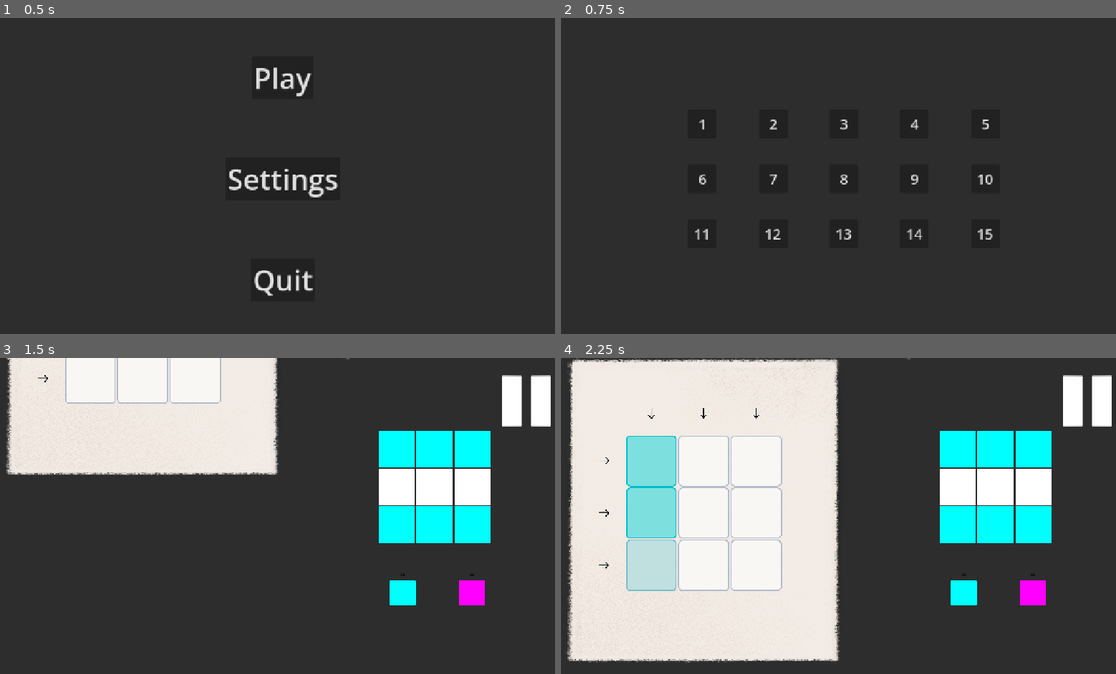
Above: before the commit, frames 1-4 (two rows, left to right).
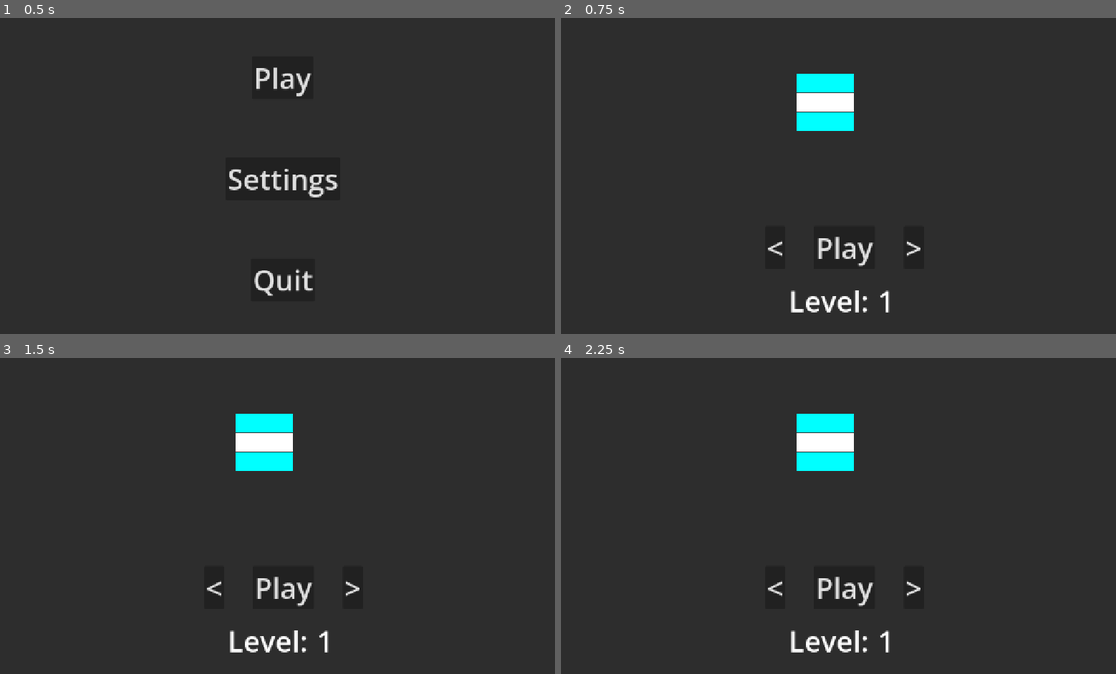
Above: after the commit, the same moments.

Repository: kaminaryu/printing-game
Game: Godot game, scene res://Scenes/main_menu.tscn
The game is run twice, just before and just after one commit, with the same random seed, the same clock (stepped at 60 frames per second) and the same inputs.
Inputs (mouse positions are in pixels of both pictures, inside the frame that each line leads up to):
- Up to frame 1 (0.5 s): no input
- Up to frame 2 (0.75 s): click "Play" at 0.5 s
- Up to frame 3 (1.5 s): click (138, 465) at 1.25 s, where only the run before the commit has a clickable "1"
- Up to frame 4 (2.25 s): click (649, 392) at 2.02 s

Frame 1 is identical in both runs. In frame 2, 3.2% of the frame differs, in the area x 24-78%, y 17-94%; in frame 3, 28%; in frame 4, 56%, in the area x 0-100%, y 0-97%.

Commit message:
Feat: Auto generating level selector

Diff:
--- a/Autoloads/game_master.gd
+++ b/Autoloads/game_master.gd
@@ -1,3 +1,15 @@
 extends Node
 
+signal level_increased
+signal level_decreased
+
 var current_level_num: int = 1
+
+
+func increase_level() -> void :
+	current_level_num += 1
+	level_increased.emit()
+
+func decrease_level() -> void :
+	current_level_num -= 1
+	level_decreased.emit()
--- a/Resources/Levels/24.tres
+++ b/Resources/Levels/24.tres
@@ -1,6 +1,6 @@
-[gd_resource type="Resource" script_class="LevelData" format=3]
+[gd_resource type="Resource" script_class="LevelData" format=3 uid="uid://bsrn5yxtugxl4"]
 
-[ext_resource type="Script" path="res://Resources/level_data.gd" id="1_8c6e1"]
+[ext_resource type="Script" uid="uid://cioivj6k56epn" path="res://Resources/level_data.gd" id="1_8c6e1"]
 
 [resource]
 script = ExtResource("1_8c6e1")
--- /dev/null
+++ b/Scenes/LevelSelector/level_card.gd
@@ -0,0 +1,21 @@
+extends Control
+
+
+func init(level: LevelData) -> void :
+	$LevelThumbnail.update_preview(level)
+
+
+func _process(_delta: float) -> void :
+	$LevelLabel/LevelNum.text = str(GameMaster.current_level_num)
+
+
+func _on_previous_button_down() -> void:
+	GameMaster.decrease_level()
+
+
+func _on_play_button_down() -> void:
+	get_tree().change_scene_to_file("res://Scenes/main.tscn")
+
+
+func _on_next_button_down() -> void:
+	GameMaster.increase_level()
--- /dev/null
+++ b/Scenes/LevelSelector/level_card.tscn
@@ -0,0 +1,83 @@
+[gd_scene format=3 uid="uid://nvik6vji2nic"]
+
+[ext_resource type="Script" uid="uid://d0kljlg57w2c4" path="res://Scenes/LevelSelector/level_card.gd" id="1_xuvr3"]
+[ext_resource type="Script" uid="uid://dpdmq8bttnua2" path="res://Scenes/LevelSelector/level_thumbnail.gd" id="2_vga0f"]
+
+[node name="LevelCard" type="Control" unique_id=1895999053]
+layout_mode = 3
+anchors_preset = 15
+anchor_right = 1.0
+anchor_bottom = 1.0
+offset_left = 1.0
+offset_right = 1.0
+grow_horizontal = 2
+grow_vertical = 2
+script = ExtResource("1_xuvr3")
+
+[node name="LevelThumbnail" type="Control" parent="." unique_id=92288196]
+anchors_preset = 0
+offset_left = 535.0
+offset_top = 125.0
+offset_right = 575.0
+offset_bottom = 165.0
+script = ExtResource("2_vga0f")
+
+[node name="Controller" type="HBoxContainer" parent="." unique_id=490664358]
+layout_mode = 1
+anchors_preset = 7
+anchor_left = 0.5
+anchor_top = 1.0
+anchor_right = 0.5
+anchor_bottom = 1.0
+offset_left = -177.0
+offset_top = -254.0
+offset_right = 178.0
+offset_bottom = -158.0
+grow_horizontal = 2
+grow_vertical = 0
+theme_override_constants/separation = 64
+alignment = 1
+
+[node name="Previous" type="Button" parent="Controller" unique_id=2041752064]
+layout_mode = 2
+theme_override_font_sizes/font_size = 64
+text = "<"
+
+[node name="Play" type="Button" parent="Controller" unique_id=314003043]
+layout_mode = 2
+theme_override_font_sizes/font_size = 64
+text = "Play
+"
+
+[node name="Next" type="Button" parent="Controller" unique_id=2004519691]
+layout_mode = 2
+theme_override_font_sizes/font_size = 64
+text = ">"
+
+[node name="LevelLabel" type="HBoxContainer" parent="." unique_id=586040426]
+layout_mode = 1
+anchors_preset = 7
+anchor_left = 0.5
+anchor_top = 1.0
+anchor_right = 0.5
+anchor_bottom = 1.0
+offset_left = -124.0
+offset_top = -131.0
+offset_right = 125.0
+offset_bottom = -43.0
+grow_horizontal = 2
+grow_vertical = 0
+
+[node name="Label" type="Label" parent="LevelLabel" unique_id=1391392793]
+layout_mode = 2
+theme_override_font_sizes/font_size = 64
+text = "Level: "
+
+[node name="LevelNum" type="Label" parent="LevelLabel" unique_id=1107807103]
+layout_mode = 2
+theme_override_font_sizes/font_size = 64
+text = "N"
+
+[connection signal="button_down" from="Controller/Previous" to="." method="_on_previous_button_down"]
+[connection signal="button_down" from="Controller/Play" to="." method="_on_play_button_down"]
+[connection signal="button_down" from="Controller/Next" to="." method="_on_next_button_down"]
--- /dev/null
+++ b/Scenes/LevelSelector/level_selector.gd
@@ -0,0 +1,34 @@
+extends Control
+
+@onready var level_card_scene = preload("res://Scenes/LevelSelector/level_card.tscn")
+
+
+func _ready() -> void :
+	_display_card()
+	GameMaster.level_increased.connect(_display_card)
+	GameMaster.level_decreased.connect(_display_card)
+
+
+func _display_card() -> void :
+	var level_card: Node = level_card_scene.instantiate()
+	var level: LevelData = _load_level_by_number(GameMaster.current_level_num)
+
+	if (level == null) :
+		printerr("Level doesnt exist mf")
+		return
+
+	level_card.init(level)
+	add_child(level_card)
+
+
+
+func _load_level_by_number(level_num: int) :
+	var path: String = "res://Resources/Levels/%d.tres" % level_num
+
+	if ResourceLoader.exists(path):
+		var loaded_resource = load(path) as LevelData
+		if loaded_resource:
+
+			return loaded_resource
+
+	return null
--- a/Scenes/LevelSelector/level_selector.tscn
+++ b/Scenes/LevelSelector/level_selector.tscn
@@ -1,5 +1,6 @@
 [gd_scene format=3 uid="uid://birsay0pvysyg"]
 
+[ext_resource type="Script" uid="uid://crojpid3whlh0" path="res://Scenes/LevelSelector/level_selector.gd" id="1_jabjh"]
 [ext_resource type="PackedScene" uid="uid://bayck00lurmbm" path="res://Scenes/LevelSelector/level_tile.tscn" id="1_qejn8"]
 
 [node name="LevelSelector" type="Control" unique_id=2136194899]
@@ -9,8 +10,10 @@
 anchor_bottom = 1.0
 grow_horizontal = 2
 grow_vertical = 2
+script = ExtResource("1_jabjh")
 
 [node name="GridContainer" type="GridContainer" parent="." unique_id=305377563]
+visible = false
 layout_mode = 1
 anchors_preset = 8
 anchor_left = 0.5
@@ -29,7 +32,6 @@
 
 [node name="Level" parent="GridContainer" unique_id=430807059 instance=ExtResource("1_qejn8")]
 layout_mode = 2
-text = "1"
 
 [node name="Level2" parent="GridContainer" unique_id=646816040 instance=ExtResource("1_qejn8")]
 layout_mode = 2
--- /dev/null
+++ b/Scenes/LevelSelector/level_thumbnail.gd
@@ -0,0 +1,44 @@
+extends Control
+
+@export var max_boundary_size: float = 128.0
+
+@export var cell_gap: float = 1.0
+
+func update_preview(level_data: LevelData) -> void:
+	for child in get_children():
+		child.queue_free()
+
+	var grid_x: int = level_data.grid_size.x
+	var grid_y: int = level_data.grid_size.y
+
+	var max_dimension: int = max(grid_x, grid_y)
+
+	var total_gap_space: float = cell_gap * (max_dimension - 1)
+
+	var calculated_block_size: float = (max_boundary_size - total_gap_space) / max_dimension
+	var pixel_size: Vector2 = Vector2(calculated_block_size, calculated_block_size)
+
+	var total_grid_width: float = (grid_x * calculated_block_size) + ((grid_x - 1) * cell_gap)
+	var total_grid_height: float = (grid_y * calculated_block_size) + ((grid_y - 1) * cell_gap)
+	var offset: Vector2 = Vector2(
+		(max_boundary_size - total_grid_width) / 2.0,
+		(max_boundary_size - total_grid_height) / 2.0
+	)
+
+	var grid_2d: Array = level_data.get_target_grid_2d()
+
+	for row in range(grid_y):
+		for col in range(grid_x):
+			var pixel: ColorRect = ColorRect.new()
+
+			pixel.size = pixel_size
+
+			var pos_x: float = offset.x + (col * (calculated_block_size + cell_gap))
+			var pos_y: float = offset.y + (row * (calculated_block_size + cell_gap))
+			pixel.position = Vector2(pos_x, pos_y)
+
+			var target_key: String = grid_2d[col][row]
+			var hex: String = ColorManager.COLOR_GLOSSARY.get(target_key, "#676767")
+			pixel.color = Color.from_string(hex, Color.PURPLE)
+
+			add_child(pixel)
--- a/Scenes/LevelSelector/level_tile.gd
+++ b/Scenes/LevelSelector/level_tile.gd
@@ -5,3 +5,32 @@
 func _on_button_down() -> void:
 	GameMaster.current_level_num = int(text)
 	get_tree().change_scene_to_file("res://Scenes/main.tscn")
+
+
+func _ready() -> void:
+	const FOLDER_PATH: String = "res://Resources/Levels"
+	const EXTENSTION: String = ".tres"
+
+	var file_count: int = 0
+	var dir = DirAccess.open(FOLDER_PATH)
+
+	if dir:
+		dir.list_dir_begin() # init to start reading
+		var file_name = dir.get_next()
+
+		while file_name != "":
+			# Check if it's a file (not a directory) and matches the naming scheme
+			if not dir.current_is_dir():
+				if file_name.ends_with(EXTENSTION):
+					file_count += 1
+
+			file_name = dir.get_next()
+
+		dir.list_dir_end() # stop reading or smth
+
+	else:
+		print("An error occurred when trying to access the path: ", FOLDER_PATH)
+
+	print("Total matching files: ", file_count)
+
+	# var total_saves = count_files_with_pattern("res://saves/", "save_", ".json")
--- a/Scenes/main.gd
+++ b/Scenes/main.gd
@@ -118,7 +118,7 @@
 	if victory_animation:
 		victory_animation.play("Print In")
 
-	# GameMaster.current_level_num += 1
+	# GameMaster.increase_level()
 	#_load_level_by_number(GameMaster.current_level_num)
 
 
@@ -140,7 +140,7 @@
 	blur_panel.visible = false
 
 
-	GameMaster.current_level_num += 1
+	GameMaster.increase_level()
 	_load_level_by_number(GameMaster.current_level_num)
 
 
Not shown, added: Scenes/LevelSelector/level_card.gd.uid
Not shown, added: Scenes/LevelSelector/level_selector.gd.uid
Not shown, added: Scenes/LevelSelector/level_thumbnail.gd.uid
